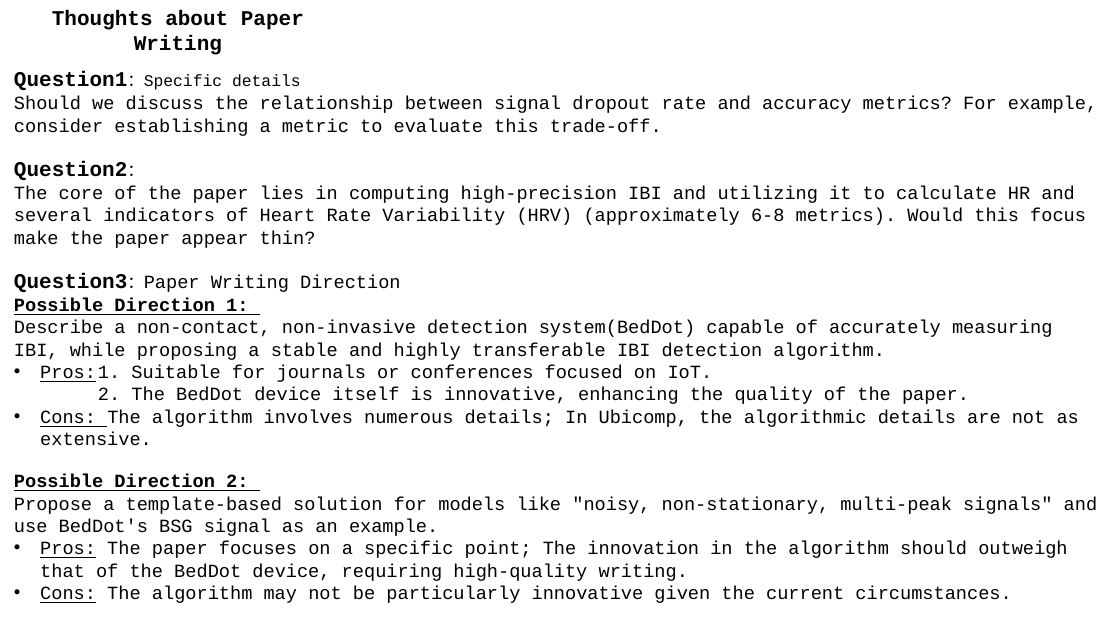
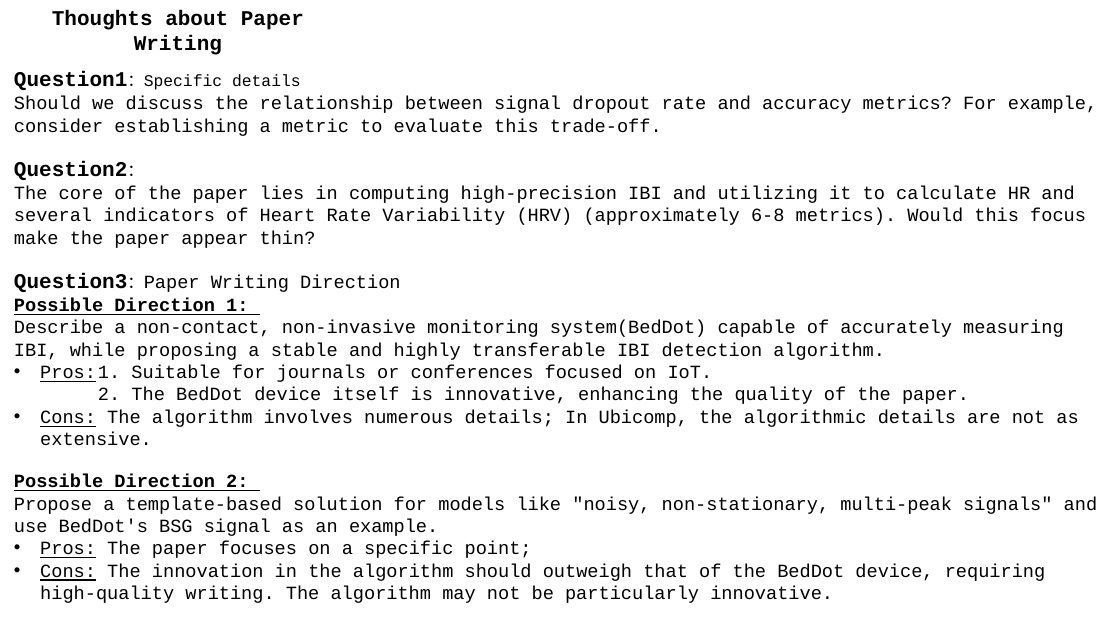
Before and after one commit to A-Big-Tortoise/Presentation, a slide deck: slide 10 of Presentation_0325_JiayuChen.pptx. Drawn at 1120x630 pixels with LibreOffice and Linux fonts; fonts in the diff are those of the drawing. Boxes give left, top, right and bottom in pixels: in the first picture for what was removed or moved away, otherwise in the second. Text is boxed around its words. In the diff, an @@ line names an element or a change of style, - is before the commit and + after.

```diff
--- a/Presentation_0325_JiayuChen.pptx
+++ b/Presentation_0325_JiayuChen.pptx
@@ text at [14,320,1064,360]: text changed @@
-Describe a non-contact, non-invasive detection system(BedDot) capable of accurately measuring IBI, while proposing a stable and highly transferable IBI detection algorithm.
+Describe a non-contact, non-invasive monitoring system(BedDot) capable of accurately measuring IBI, while proposing a stable and highly transferable IBI detection algorithm.
@@ text at [40,541,1046,603]: text changed @@
-• Pros: The paper focuses on a specific point; The innovation in the algorithm should outweigh that of the BedDot device, requiring high-quality writing.
-• Cons: The algorithm may not be particularly innovative given the current circumstances.
+• Pros: The paper focuses on a specific point;
+• Cons: The innovation in the algorithm should outweigh that of the BedDot device, requiring high-quality writing. The algorithm may not be particularly innovative.
```
Also in this commit, not shown: 4 other slides changed, 1 slide added, 1 slide removed.
